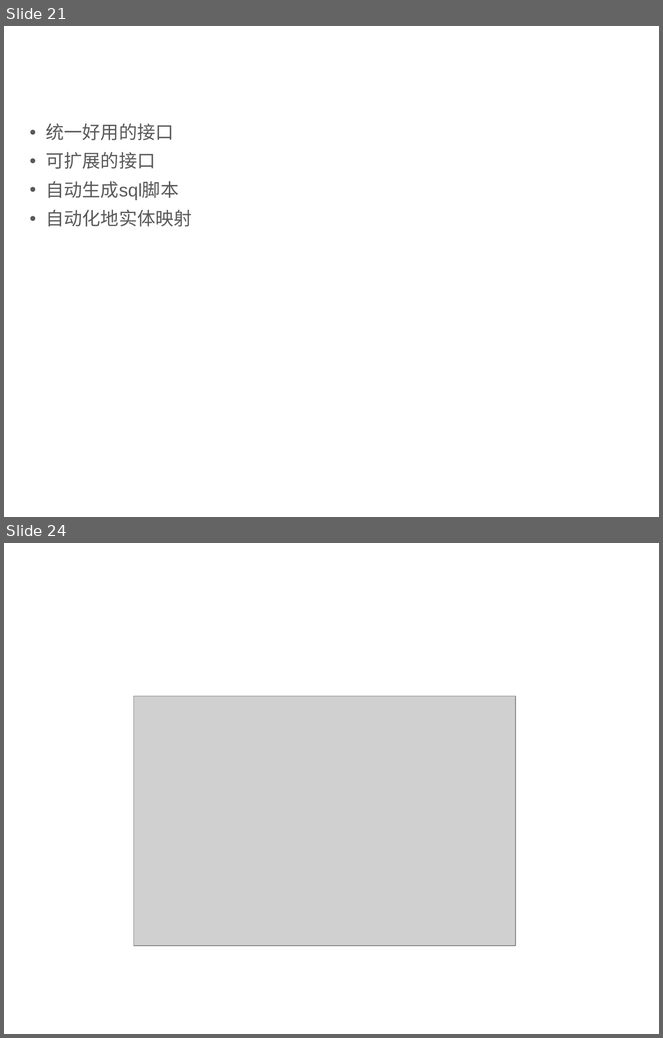
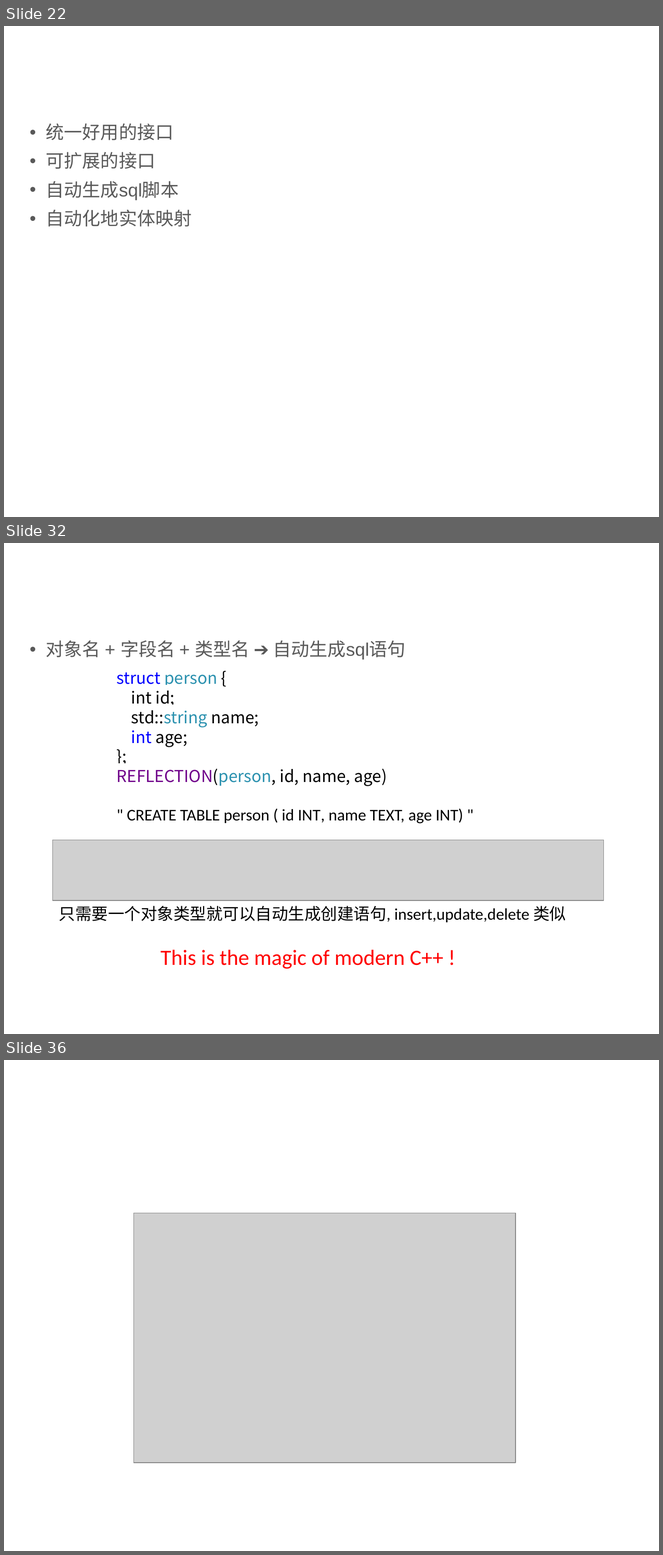
Before and after one commit to qicosmos/cppcon2017, a slide deck: CPP-Summit.pptx. Shown one above the other, each under a label of ours: slides 21 and 24 before the commit, slides 22, 32 and 36 after it; the slides between them are not shown. The pictures are 663x1038 and 663x1555 pixels, drawn with LibreOffice and Linux fonts; fonts in the diff are those of the drawing; grey boxes stand for pictures; background and template pictures are left out. Boxes give left, top, right and bottom in pixels: in the first picture for what was removed or moved away, otherwise in the second. Text is boxed around its words. In the diff, an @@ line names an element or a change of style, - is before the commit and + after.

```diff
--- a/CPP-Summit.pptx
+++ b/CPP-Summit.pptx
@@ slide 32 added at [4,543,659,1034], background #FFFFFF @@
@@ text added at [23,565,493,595], 24 pt, text #FFFFFF @@
+自动生成脚本
@@ text added at [46,640,406,659], 20 pt, text #595959 @@
+• 对象名 + 字段名 + 类型名 ➔ 自动生成sql语句
@@ text added at [117,672,387,786], 18 pt, text #000000 @@
+struct person {
+int id;
+std::string name;
+int age;
+};
+REFLECTION(person, id, name, age)
@@ text added at [127,809,463,824], 18 pt, text #000000 @@
+" CREATE TABLE person ( id INT, name TEXT, age INT) "
@@ picture added at [52,840,604,901] @@
@@ text added at [59,906,566,923], 18 pt, text #000000 @@
+只需要一个对象类型就可以自动生成创建语句, insert,update,delete 类似
@@ text added at [161,950,444,969], 24 pt, text #FF0000 @@
+This is the magic of modern C++ !
@@ what was slide 21 is now slide 22 @@
@@ what was slide 24 is now slide 36 @@
```
Also in this commit, not shown: 3 slides changed, 13 other slides added, 1 slide removed.
